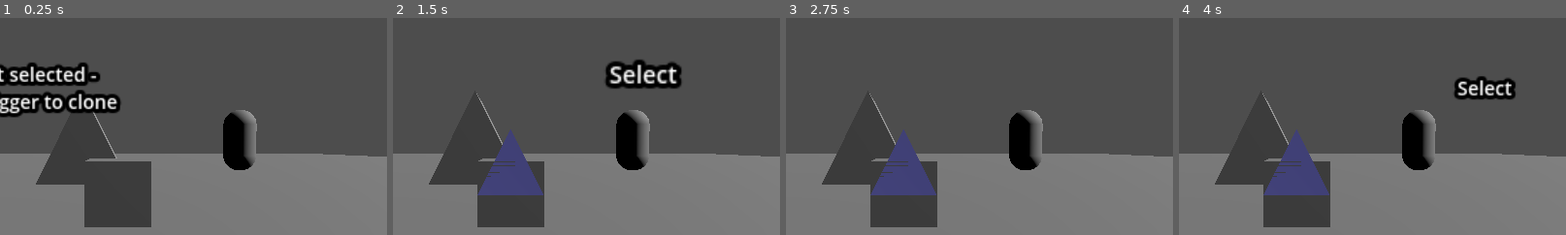
Above: before the commit, frames 1-4 (left to right).
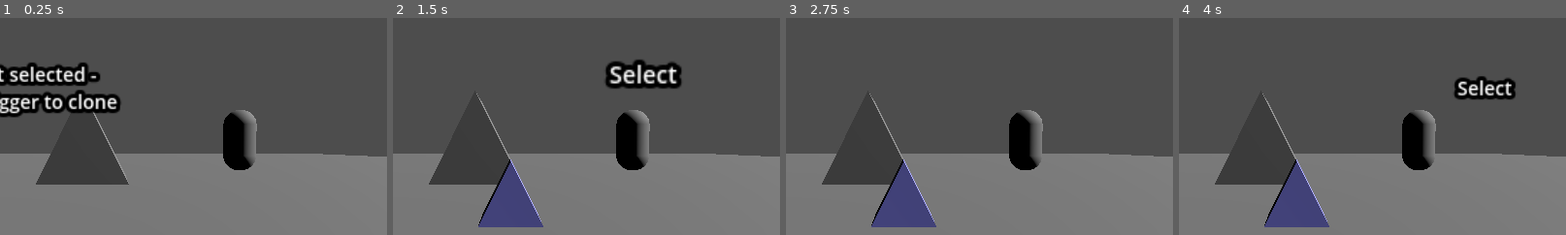
Above: after the commit, the same moments.

Repository: g-vidhulakripali/Vodoo
Game: Godot game, scene res://Root.tscn
The game is run twice, just before and just after one commit, with the same random seed, the same clock (stepped at 60 frames per second) and the same inputs.
Inputs:
- Up to frame 1 (0.25 s): no input
- Up to frame 2 (1.5 s): tap Enter (ui_accept) at 0.5, 0.77 s; hold Right (move_right) 0.53-1.28 s; hold Space (simulate_trigger) 0.53-1.28 s; hold S (move_back) from 1.28 s (still down); tap Space (simulate_trigger) at 1.35 s
- Up to frame 3 (2.75 s): tap Enter (ui_accept) at 1.52 s; release S (move_back) at 2.03 s; hold Right (move_right) from 2.03 s (still down); hold Space (simulate_trigger) from 2.03 s (still down)
- Up to frame 4 (4 s): tap Enter (ui_accept) at 2.75, 3.02, 3.77 s; release Right (move_right) at 2.78 s; release Space (simulate_trigger) at 2.78 s; hold W (move_forward) 2.78-3.53 s; tap Space (simulate_trigger) at 2.85 s; hold Left (move_left) from 3.53 s (still down); hold Space (simulate_trigger) from 3.53 s (still down)
The pictures show only the part of the screen within x 35-85%, y 20-69%; the shares and areas given below are measured in that part.

The runs differ from the first frame. In frame 1, 4.3% of the frame differs, in the area x 21-40%, y 64-97%; in frame 2, 4.9%, in the area x 21-40%, y 51-97%; in frame 3, 4.9%; in frame 4, 4.9%.

Commit message:
Position code

Diff:
--- a/Root.tscn
+++ b/Root.tscn
@@ -8,7 +8,7 @@
 
 [sub_resource type="WorldBoundaryShape3D" id="WorldBoundaryShape3D_cwqeq"]
 
-[sub_resource type="BoxMesh" id="BoxMesh_170dk"]
+[sub_resource type="PlaceholderMesh" id="PlaceholderMesh_170dk"]
 
 [sub_resource type="StandardMaterial3D" id="StandardMaterial3D_170dk"]
 albedo_color = Color(0.543643, 0.543154, 0.973273, 1)
@@ -46,7 +46,7 @@
 [node name="Holder" type="Node3D" parent="XROrigin3D/Voodo-L"]
 
 [node name="MeshInstance3D" type="MeshInstance3D" parent="XROrigin3D/Voodo-L"]
-mesh = SubResource("BoxMesh_170dk")
+mesh = SubResource("PlaceholderMesh_170dk")
 
 [node name="Label3D" type="Label3D" parent="XROrigin3D/Voodo-L"]
 
--- a/voodo_r.gd
+++ b/voodo_r.gd
@@ -72,27 +72,31 @@
 	var isClicked = false
 	var highlight_mat = func (m3d : MeshInstance3D):
 		m3d.material_override = override_material
+
+	#var staticPosition = func (m3d: MeshInstance3D):
+		#m3d.global_position =voodoo_left_mesh.global_position
+
 	var scaling = func (m3d: MeshInstance3D):
-		print("Will this work")
 		m3d.scale = Vector3(0.1,0.1,0.1)
-		#m3d.transform.scaled(Vector3(0.1,0.1,0.1))
+
 	var scalingCollion = func (m3d: CollisionShape3D):
 		m3d.scale = Vector3(0.1,0.1,0.1)
-		#m3d.transform.scaled(Vector3(0.1,0.1,0.1))
+
 	if name == "trigger_click":
 		if !voodo_enabled.is_empty():
 			holder.remove_child(voodo_enabled[0])
 			voodo_enabled.clear()
-		#print(voodo_enabled[0].name  + " on button clicked")
+
 		if collider and  collider.is_in_group("Pickable"):
 			print(collider.name + " collider vodo ", voodo_enabled)
 			#cloned_instance = collider.duplicate(true)
 			var clone := collider.duplicate(true) as Node3D
+
 			if voodo_enabled.is_empty():
 				var vc=Voodoo.new()
 				voodo_enabled.append(clone)
 				holder.add_child(voodo_enabled[0])
-				print("Is it working? " , voodo_enabled)
+
 				voodo_enabled[0].freeze = true
 				vc.origin = voodo_enabled[0]
 				vc.voodoo = clone
@@ -100,14 +104,13 @@
 				voodoo_list.append(vc)
 
 				apply_to_subtree(voodo_enabled[0],'MeshInstance3D',highlight_mat)
-
+				voodo_enabled[0].global_position = voodoo_left_mesh.global_position
+				#apply_to_subtree(voodo_enabled[0],'MeshInstance3D',staticPosition)
+				print(voodoo_left_mesh.global_position," Voodo-",voodo_enabled[0].position , " Global-", voodo_enabled[0].global_position)
 				#apply_to_subtree(voodo_enabled[0],'MeshInstance3D',scaling)
 				#apply_to_subtree(voodo_enabled[0],'CollisionShape3D',scalingCollion)
 				#voodo_enabled[0].global_scale(Vector3(0.5,0.5,0.5))
-
 	if !isClicked:
-		print("fhjshfdhjk")
-		print(default_mesh)
 		voodoo_left_mesh.mesh = default_mesh.mesh
 
 
